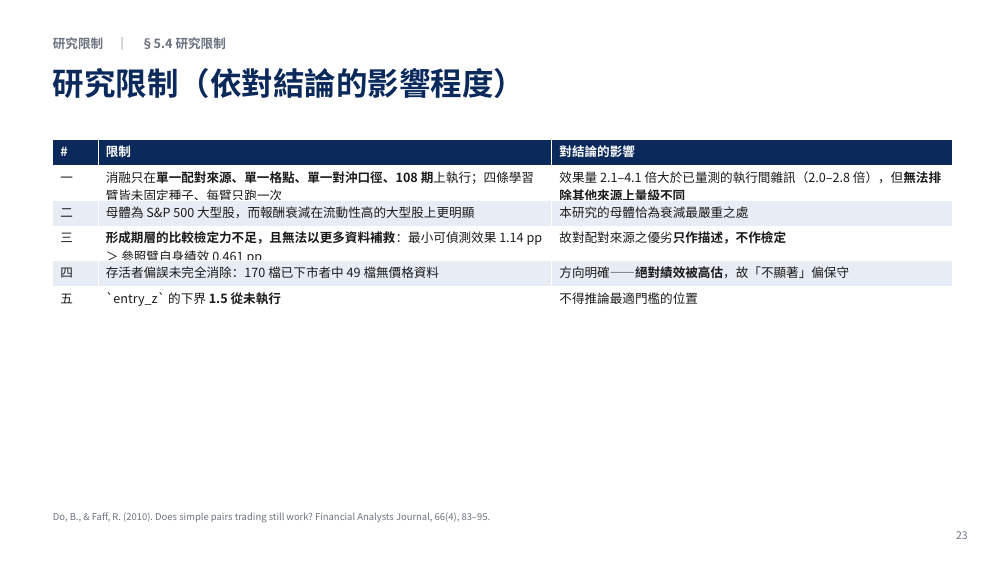
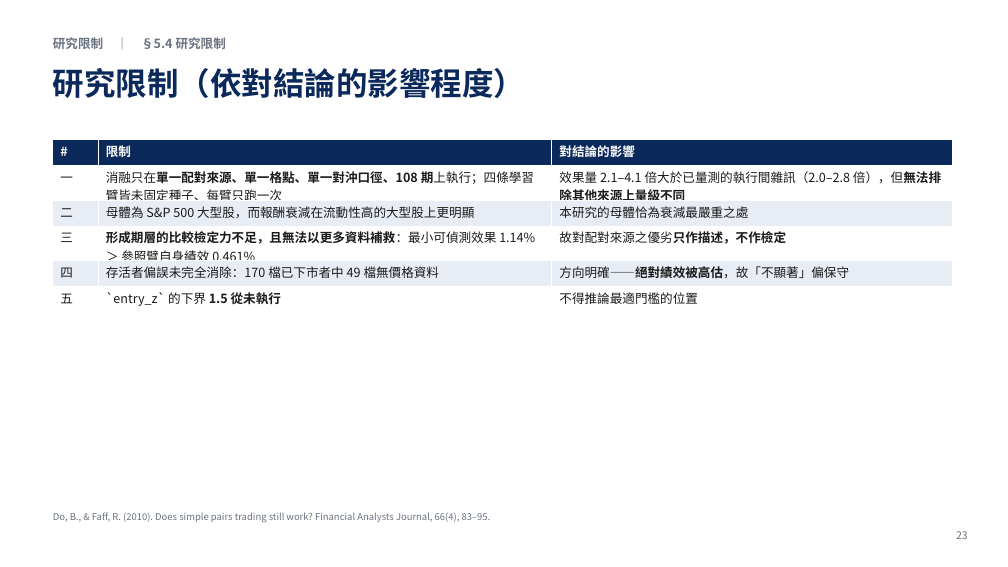
Before and after one commit to LerajieAsta/pairtrade_trainingproject, a slide deck: slide 23 of thesis/1150922.pptx. Drawn at 1008x567 pixels with LibreOffice and Linux fonts; fonts in the diff are those of the drawing. Boxes give left, top, right and bottom in pixels: in the first picture for what was removed or moved away, otherwise in the second. Text is boxed around its words. In the diff, an @@ line names an element or a change of style, - is before the commit and + after.

```diff
--- a/thesis/1150922.pptx
+++ b/thesis/1150922.pptx
@@ table at bbox=[53, 140, 953, 312] @@
-row 4, column 2: 形成期層的比較檢定力不足，且無法以更多資料補救：最小可偵測效果 1.14 pp ＞ 參照臂自身績效 0.461 pp
+row 4, column 2: 形成期層的比較檢定力不足，且無法以更多資料補救：最小可偵測效果 1.14% ＞ 參照臂自身績效 0.461%
```
Also in this commit, not shown: 4 other slides changed, 12 other files.
